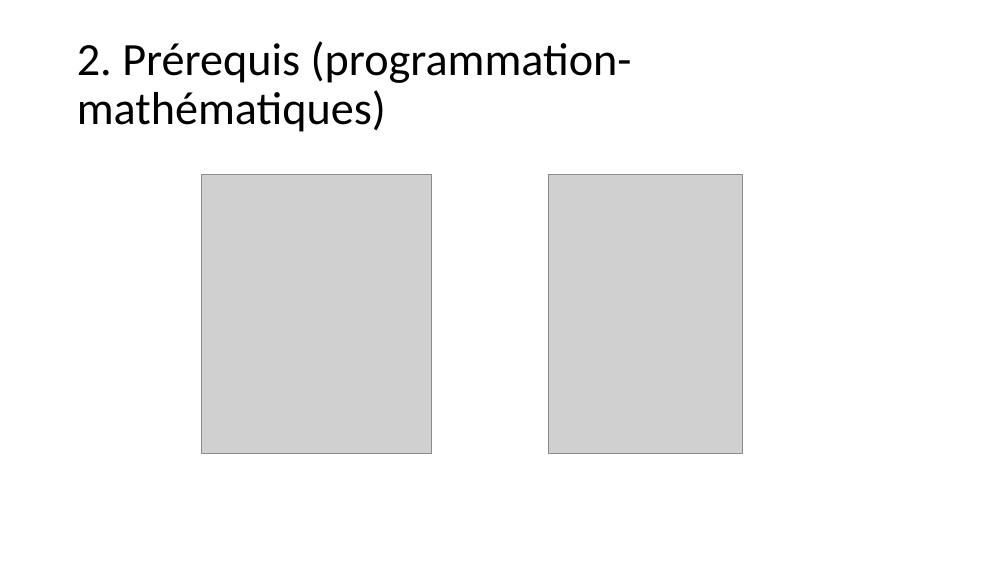
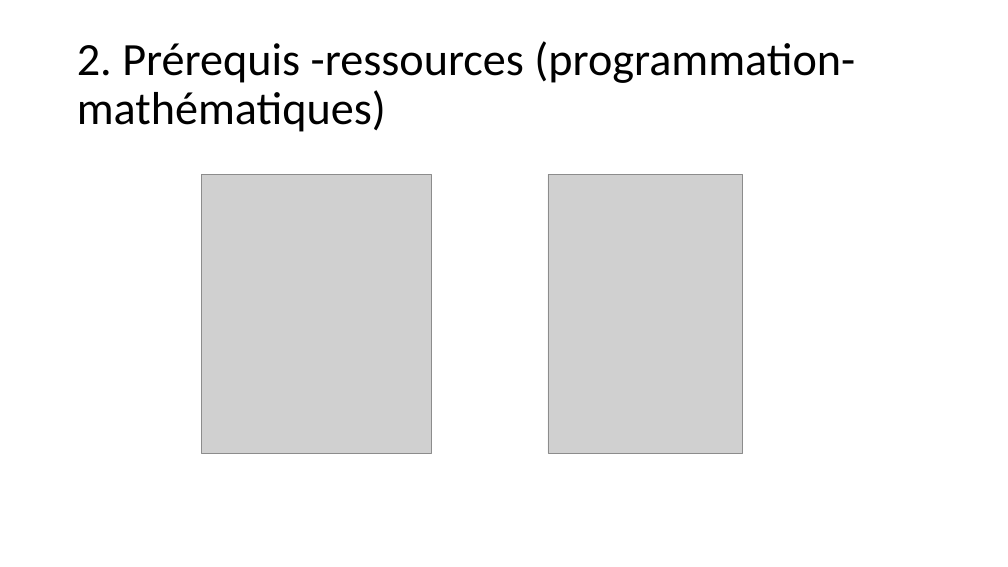
Before and after one commit to jolindien-git/jolindien-git.github.io, a slide deck: slide 6 of Intelligence Artificielle et Analyse de donnees.pptx. Drawn at 1008x567 pixels with LibreOffice and Linux fonts; fonts in the diff are those of the drawing; grey boxes stand for pictures. Boxes give left, top, right and bottom in pixels: in the first picture for what was removed or moved away, otherwise in the second. Text is boxed around its words. In the diff, an @@ line names an element or a change of style, - is before the commit and + after.

```diff
--- a/Intelligence Artificielle et Analyse de donnees.pptx
+++ b/Intelligence Artificielle et Analyse de donnees.pptx
@@ title at box(77, 41, 855, 132): text changed @@
-2. Prérequis (programmation-mathématiques)
+2. Prérequis -ressources (programmation-mathématiques)
```
Also in this commit, not shown: 2 other slides changed, 2 other files.
